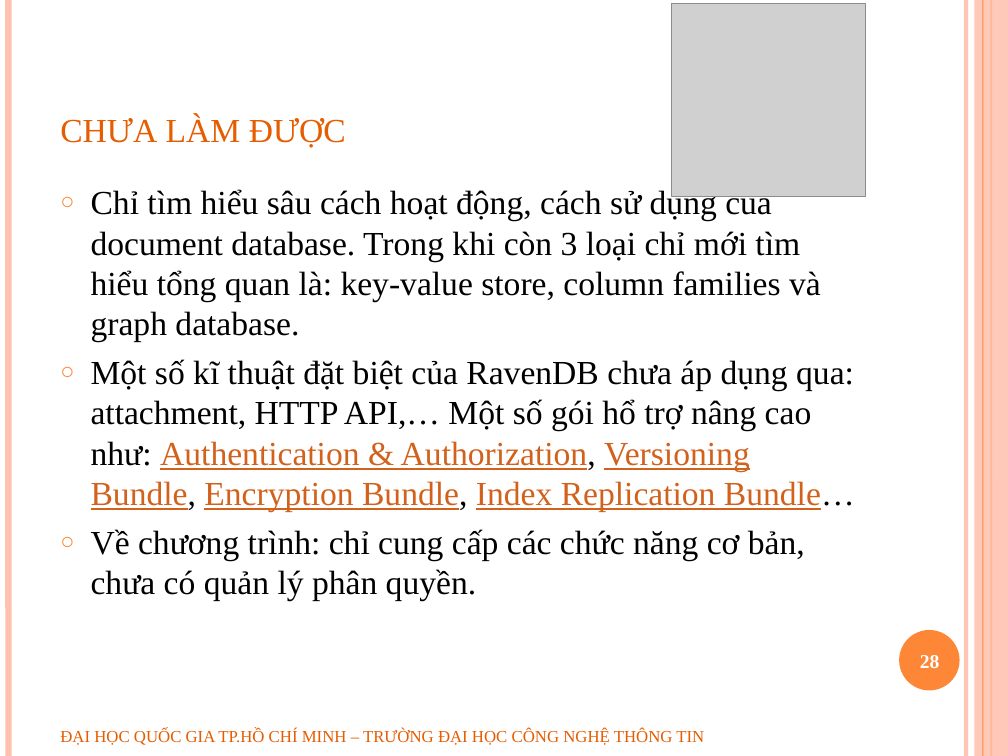
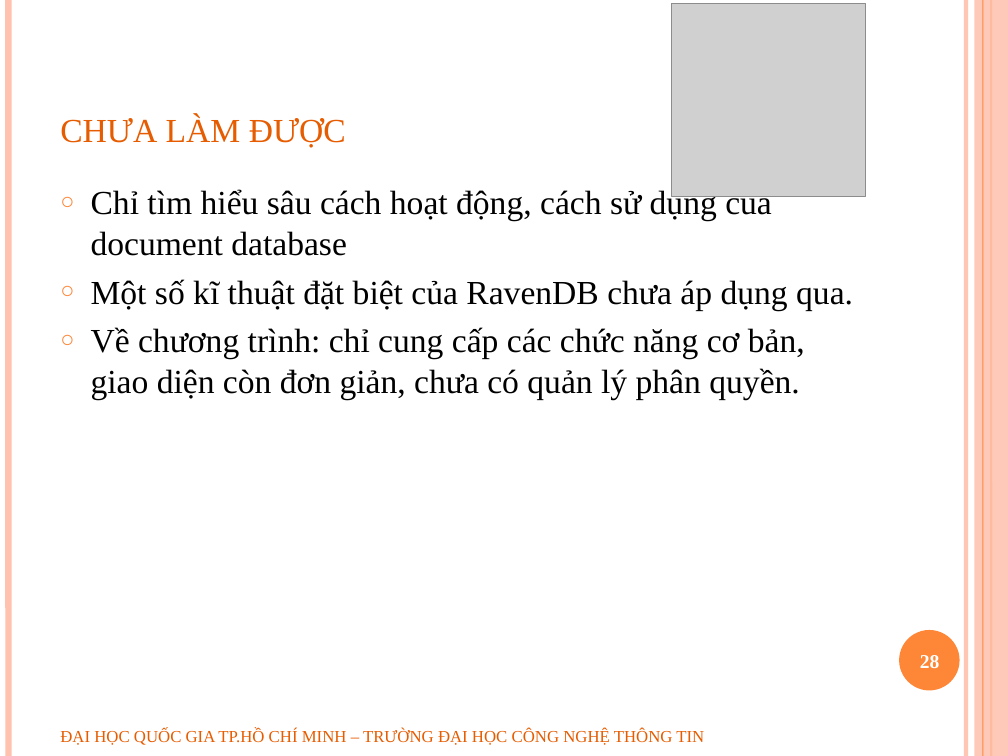
Before and after one commit to geovip/nosqlravendbuit, a slide deck: slide 28 of Document/slide bao cao.pptx. Drawn at 1008x756 pixels with LibreOffice and Linux fonts; fonts in the diff are those of the drawing; grey boxes stand for pictures; background and template pictures are left out. Boxes give left, top, right and bottom in pixels: in the first picture for what was removed or moved away, otherwise in the second. Text is boxed around its words. In the diff, an @@ line names an element or a change of style, - is before the commit and + after.

Commit message:
UPDATE BAO CAO + SLIDE

```diff
--- a/Document/slide bao cao.pptx
+++ b/Document/slide bao cao.pptx
@@ text at (x1=91, y1=188, x2=853, y2=399): text changed @@
-○ Chỉ tìm hiểu sâu cách hoạt động, cách sử dụng của document database. Trong khi còn 3 loại chỉ mới tìm hiểu tổng quan là: key-value store, column families và graph database.
-○ Một số kĩ thuật đặt biệt của RavenDB chưa áp dụng qua: attachment, HTTP API,… Một số gói hổ trợ nâng cao như: Authentication & Authorization, Versioning Bundle, Encryption Bundle, Index Replication Bundle…
-○ Về chương trình: chỉ cung cấp các chức năng cơ bản, chưa có quản lý phân quyền.
+○ Chỉ tìm hiểu sâu cách hoạt động, cách sử dụng của document database
+○ Một số kĩ thuật đặt biệt của RavenDB chưa áp dụng qua.
+○ Về chương trình: chỉ cung cấp các chức năng cơ bản, giao diện còn đơn giản, chưa có quản lý phân quyền.
```
Also in this commit, not shown: 4 other slides changed, 1 slide added, 1 other file.
